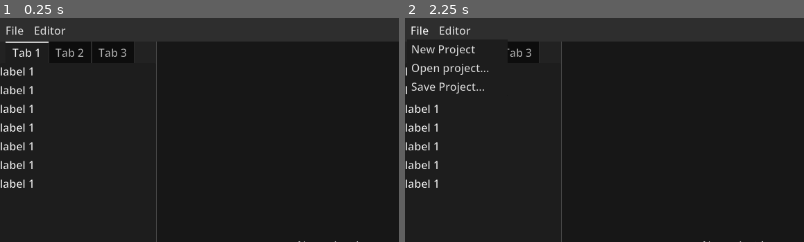
Above: before the commit, frames 1-2 (left to right).
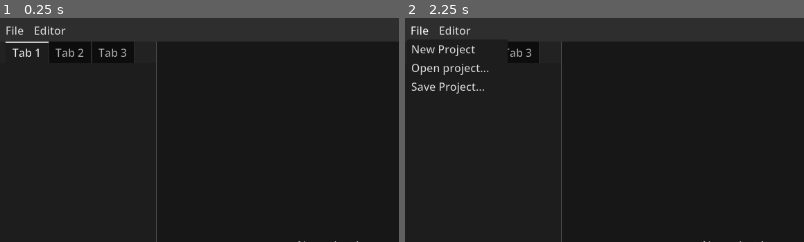
Above: after the commit, the same moments.

Repository: mFieldHouses/TTP-Editor
Game: Godot game, scene res://main.tscn
Same seed, same stepped clock (60 frames per second), same inputs: the game is played once before the commit and once after it.
Inputs:
- Up to frame 1 (0.25 s): no input
- Up to frame 2 (2.25 s): click "File" at 0.5 s; click "Dev" at 1.25 s; click "File" at 2 s
The pictures show only the part of the screen within x 0-50%, y 0-50%; the shares and areas given below are measured in that part.

The runs differ from the first frame. In frame 1, 1.2% of the frame differs, in the area x 0-9%, y 21-76%; in frame 2, 0.9%.

Commit message:
another test change

Diff:
--- a/main.tscn
+++ b/main.tscn
@@ -114,34 +114,6 @@
 layout_mode = 2
 metadata/_tab_index = 0
 
-[node name="Label" type="Label" parent="RootVBox/WorkSpaceRootSplitContainer/SideBarRootPanel/TabContainer/Tab 1" unique_id=8690041]
-layout_mode = 2
-text = "label 1"
-
-[node name="Label2" type="Label" parent="RootVBox/WorkSpaceRootSplitContainer/SideBarRootPanel/TabContainer/Tab 1" unique_id=1040027478]
-layout_mode = 2
-text = "label 1"
-
-[node name="Label3" type="Label" parent="RootVBox/WorkSpaceRootSplitContainer/SideBarRootPanel/TabContainer/Tab 1" unique_id=804014940]
-layout_mode = 2
-text = "label 1"
-
-[node name="Label4" type="Label" parent="RootVBox/WorkSpaceRootSplitContainer/SideBarRootPanel/TabContainer/Tab 1" unique_id=172308065]
-layout_mode = 2
-text = "label 1"
-
-[node name="Label5" type="Label" parent="RootVBox/WorkSpaceRootSplitContainer/SideBarRootPanel/TabContainer/Tab 1" unique_id=387128368]
-layout_mode = 2
-text = "label 1"
-
-[node name="Label6" type="Label" parent="RootVBox/WorkSpaceRootSplitContainer/SideBarRootPanel/TabContainer/Tab 1" unique_id=528902247]
-layout_mode = 2
-text = "label 1"
-
-[node name="Label7" type="Label" parent="RootVBox/WorkSpaceRootSplitContainer/SideBarRootPanel/TabContainer/Tab 1" unique_id=656336819]
-layout_mode = 2
-text = "label 1"
-
 [node name="Tab 2" type="VBoxContainer" parent="RootVBox/WorkSpaceRootSplitContainer/SideBarRootPanel/TabContainer" unique_id=577681245]
 visible = false
 layout_mode = 2
